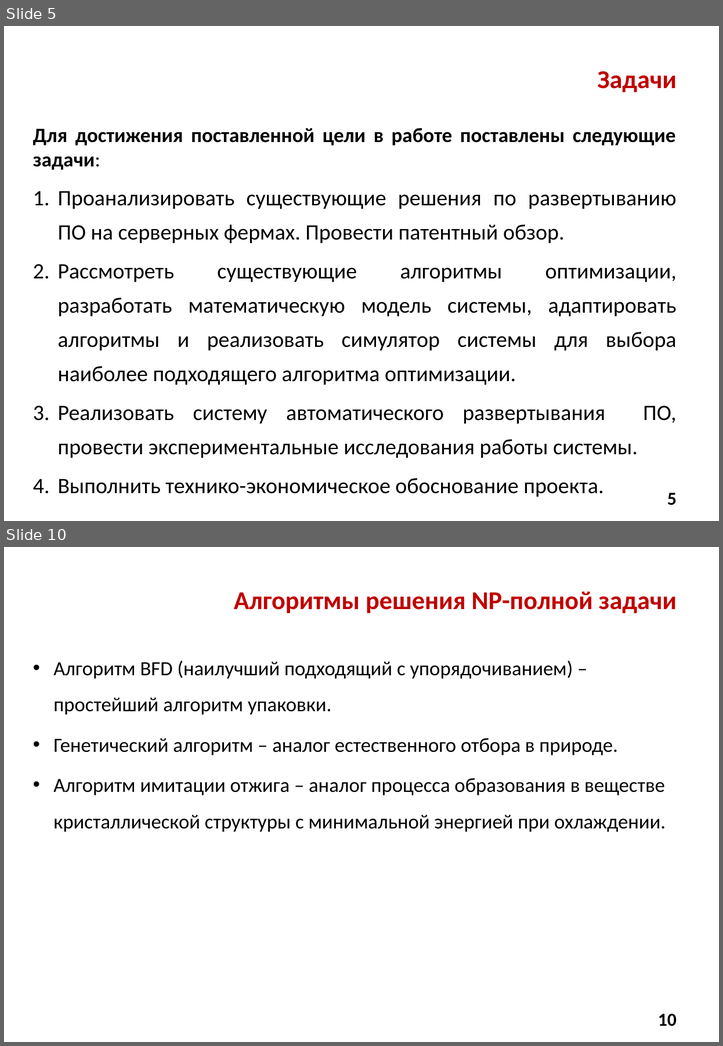
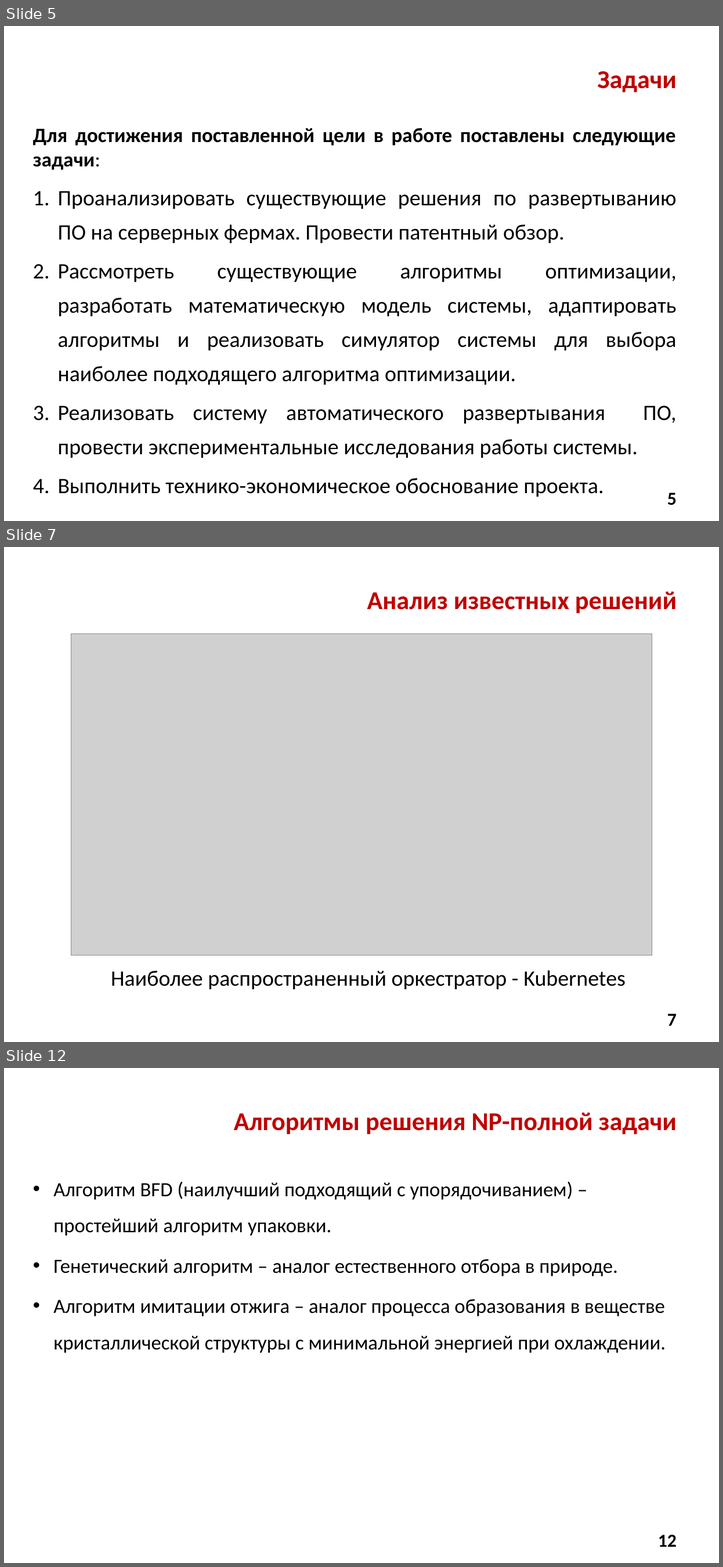
Before and after one commit to Alex-made/diplom, a slide deck: Презентация/Презентация диплома.pptx. Shown one above the other, each under a label of ours: slides 5 and 10 before the commit, slides 5, 7 and 12 after it; the slides between them are not shown. The pictures are 723x1046 and 723x1567 pixels, drawn with LibreOffice and Linux fonts; fonts in the diff are those of the drawing; grey boxes stand for pictures; background and template pictures are left out. Boxes give left, top, right and bottom in pixels: in the first picture for what was removed or moved away, otherwise in the second. Text is boxed around its words. In the diff, an @@ line names an element or a change of style, - is before the commit and + after.

```diff
--- a/Презентация/Презентация диплома.pptx
+++ b/Презентация/Презентация диплома.pptx
@@ slide 7 added at [4,547,719,1042], background picture (left out) @@
@@ title added at [367,591,676,613], 28 pt, text #C00000, bold @@
+Анализ известных решений
@@ picture added at [71,633,651,955] @@
@@ text added at [111,970,625,989], 24 pt, text #000000 @@
+Наиболее распространенный оркестратор - Kubernetes
@@ page number added at [667,1013,676,1025], 20 pt, text #000000, bold @@
+7
@@ what was slide 10 is now slide 12 @@
@@ page number at [658,1534,676,1546]: text changed @@
-10
+12
```
Also in this commit, not shown: 11 slides changed, 8 other slides added, 2 slides removed, 2 other files.
